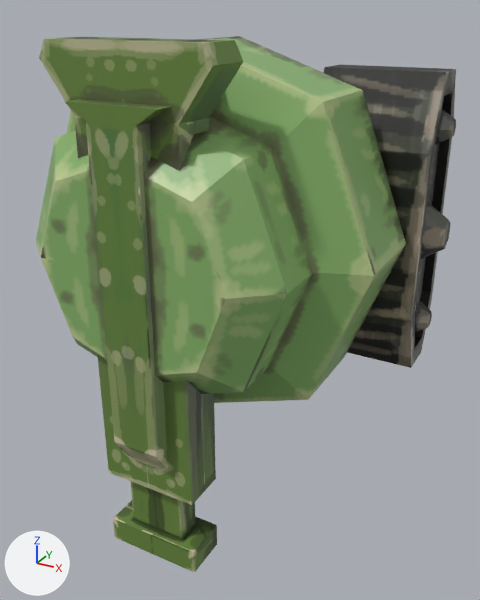
What one commit did to the glTF model mod/turret.glb.
One viewpoint serves both versions: a 50 mm camera at (5.6, -11.89, 3.46) aimed at (0.42, -2.48, -1.25). The lights are fixed; the arrows at lower left show +X, +Y and +Z. Where no turn or scale is listed for an object, it has been applied to the vertices.
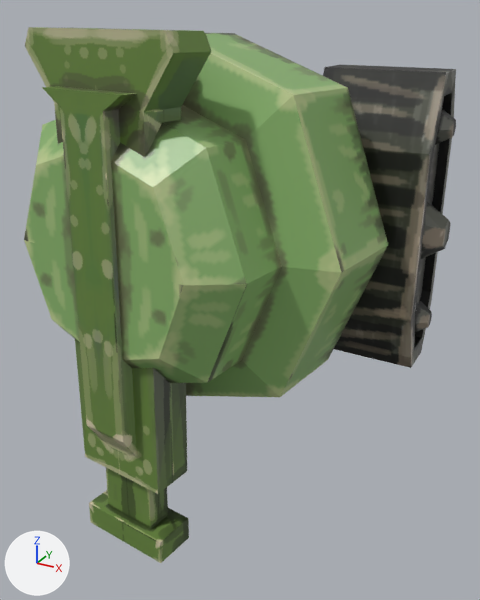
Boxes (x1, y1, x2, y2) around the edits, measured in the pictures (480 x 600 px):
'Cube', turned
    before: (36, 36, 406, 403)
    after: (24, 33, 388, 397)
'Plane.001', turned
    before: (39, 37, 243, 573)
    after: (25, 27, 211, 563)

The change, as a list of edits to the scene's bpy script:
```text
Change ob_cube:
    ob_cube.rotation_euler: (0.0, 0.0, 0.0) -> (-0.0269, 0.0, -0.11)  # degrees (0, 0, 0) -> degrees (-1.5, 0, -6.3)
```
